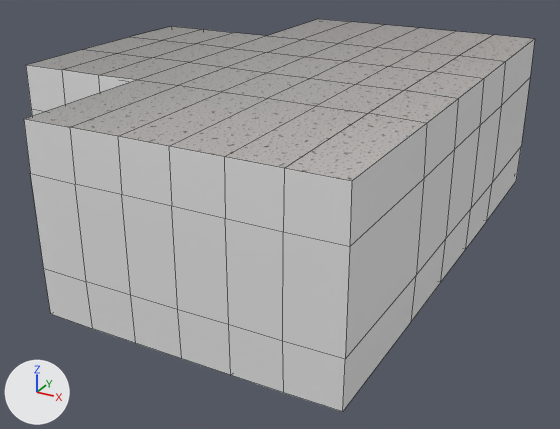
A saved change to the FBX model Unity/WatcherUnity/Assets/Blender Objects/Office.fbx.
Rendered twice from a 50 mm camera at (14.24, -19.68, 10.15) aimed at (3.72, -0.56, 0.59). The lights are fixed; the arrows at lower left show +X, +Y and +Z. Mesh edges are drawn as thin lines. Where no turn or scale is listed for an object, it has been applied to the vertices.

In view in the first picture: 'Office'.
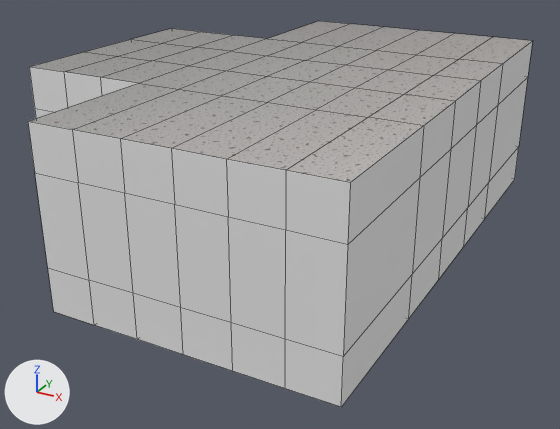
Edits to the bpy script that builds the scene:
```text
Change me_cube_008:
    where me_cube_008.from_pydata(...)  # 328 vertices, 324 faces; spans x -3.1..9.1, y -7.6..7.6, z -1.1..4.1
    used by ob_office; location = (0.0, 0.0, 1.0)
    me_cube_008 part 1: the loose piece of 164 vertices spanning x -3.1..9.1, y -7.6..7.6, z -1.1..4.1 is deleted
```

Boxes [x1, y1, x2, y2] around the edits, measured in the pictures (560 x 429 px):
'Office', reshaped: before [24, 19, 535, 412]; after [28, 21, 532, 407]
part 1 of me_cube_008, deleted: before [24, 19, 535, 412]
